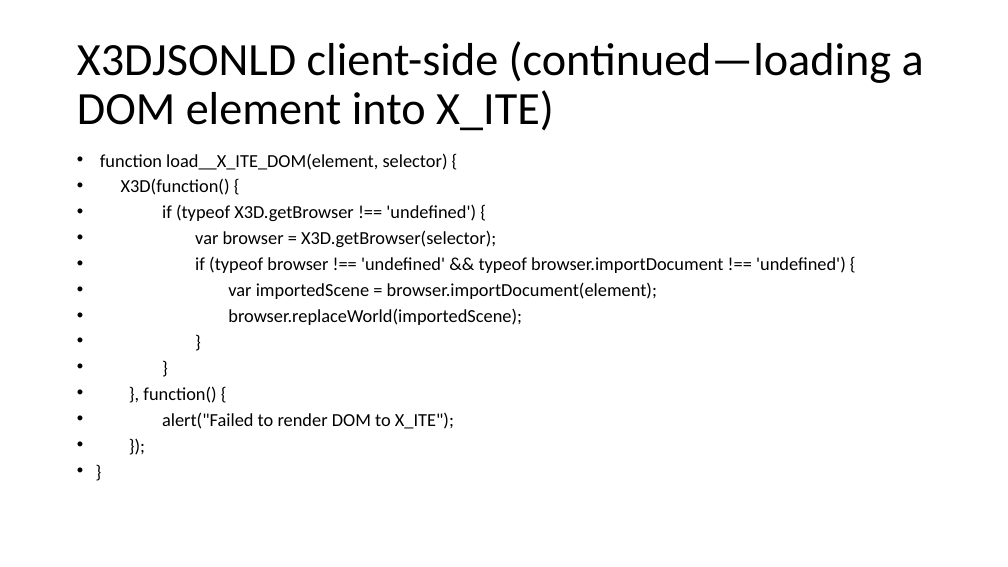
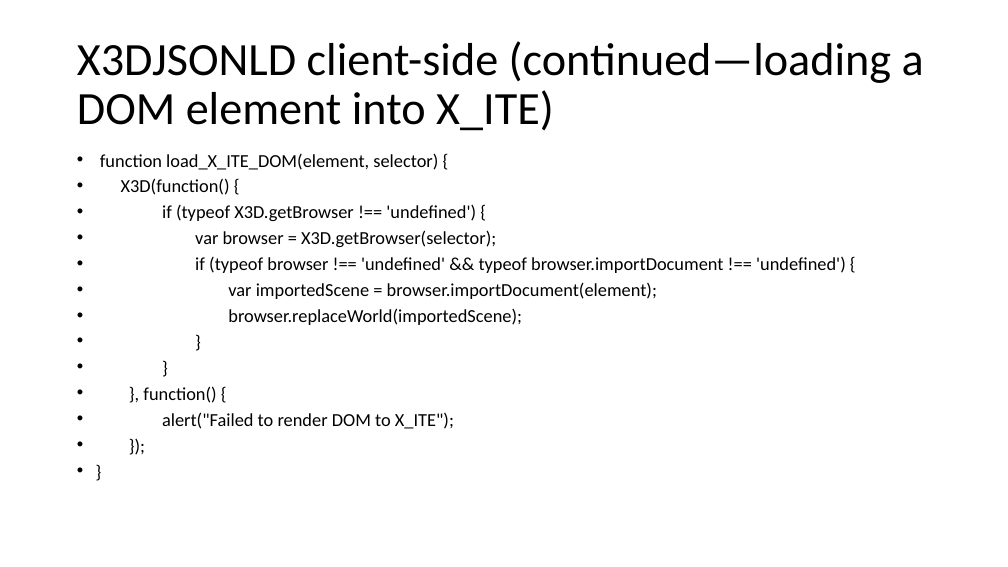
Before and after one commit to coderextreme/X3DJSONLD, a slide deck: slide 11 of doc/X3DJSONLoaderTutorial.pptx. Drawn at 1008x567 pixels with LibreOffice and Linux fonts; fonts in the diff are those of the drawing. Boxes give left, top, right and bottom in pixels: in the first picture for what was removed or moved away, otherwise in the second. Text is boxed around its words. In the diff, an @@ line names an element or a change of style, - is before the commit and + after.

```diff
--- a/doc/X3DJSONLoaderTutorial.pptx
+++ b/doc/X3DJSONLoaderTutorial.pptx
@@ text at (x1=100, y1=153, x2=438, y2=170): text changed @@
-• function load__X_ITE_DOM(element, selector) {
+• function load_X_ITE_DOM(element, selector) {
```
Also in this commit, not shown: 3 other slides changed.
